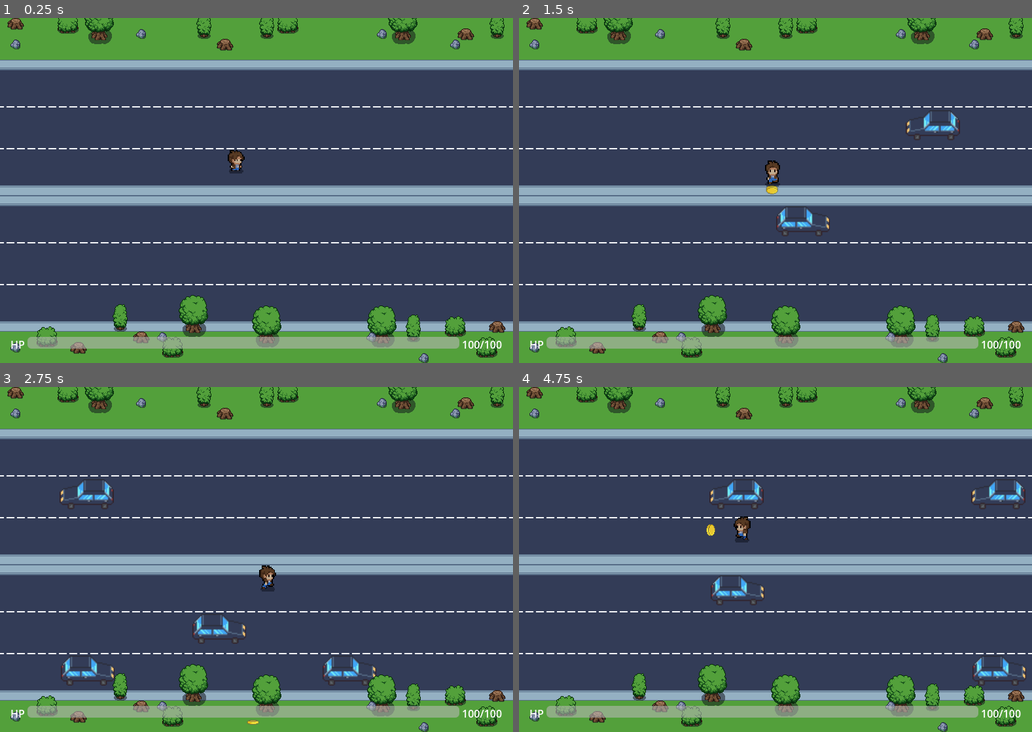
Above: before the commit, frames 1-4 (two rows, left to right).
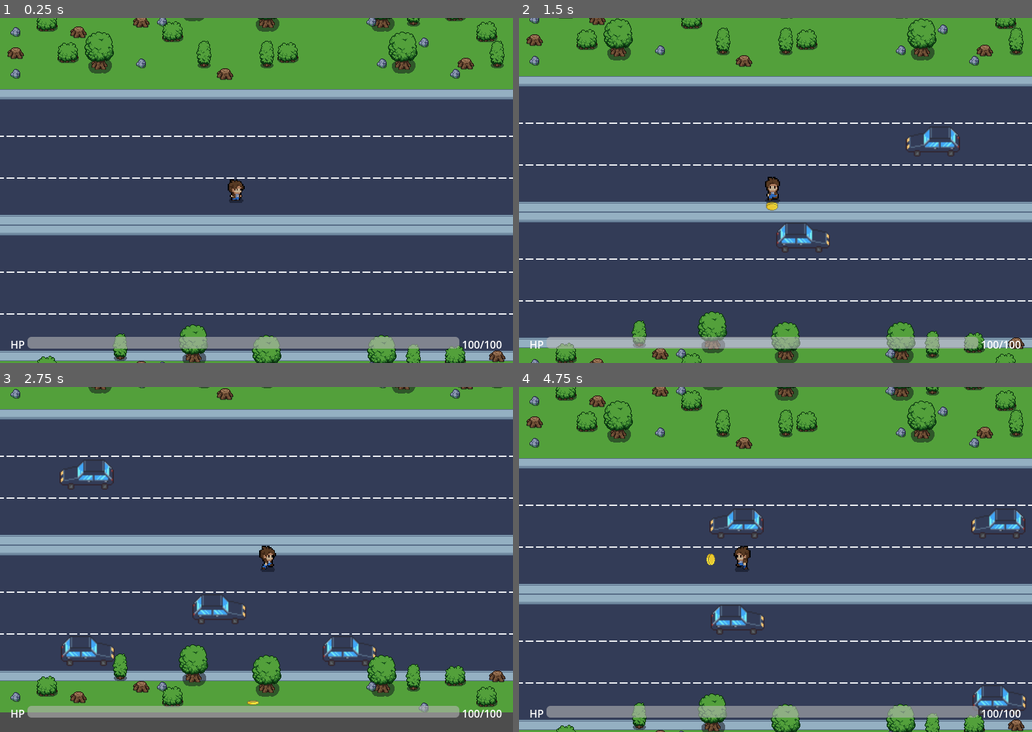
Above: after the commit, the same moments.

Repository: emyeatGrass/ConUhacksX
Game: Godot game, scene res://scenes/main.tscn
Same seed, same stepped clock (60 frames per second), same inputs: the game is played once before the commit and once after it.
Inputs:
- Up to frame 1 (0.25 s): no input
- Up to frame 2 (1.5 s): tap Enter at 0.5 s; hold Right (move_right) 0.53-1.28 s; tap Ctrl (attack) at 0.6 s; hold Down (move_down) from 1.28 s (still down); tap Space (shoot) at 1.35 s
- Up to frame 3 (2.75 s): release Down (move_down) at 2.03 s; hold Right (move_right) from 2.03 s (still down); tap Ctrl (attack) at 2.1 s
- Up to frame 4 (4.75 s): release Right (move_right) at 2.78 s; hold Up (move_up) 2.78-3.53 s; tap Space (shoot) at 2.85, 4.35 s; hold Left (move_left) from 3.53 s (still down); tap Ctrl (attack) at 3.6 s

The runs differ from the first frame. In frame 1, 41% of the frame differs, in the area x 0-100%, y 0-100%; in frame 2, 34%; in frame 3, 41%; in frame 4, 42%.

Commit message:
Semi functioning map gen

Diff:
--- a/lost-and-jammed/scenes/main.tscn
+++ b/lost-and-jammed/scenes/main.tscn
@@ -8,7 +8,9 @@
 [ext_resource type="Script" uid="uid://mbfkkcxfd8fm" path="res://scripts/spawn_manager.gd" id="6_o6xl0"]
 [ext_resource type="PackedScene" uid="uid://di837qgcnqbmv" path="res://scenes/coin_pool.tscn" id="8_coinpool"]
 [ext_resource type="PackedScene" uid="uid://cxfk87d4evfk3" path="res://scenes/audio_manager.tscn" id="9_audio"]
-[ext_resource type="PackedScene" path="res://scenes/hud.tscn" id="10_hud"]
+[ext_resource type="PackedScene" uid="uid://c7n3h2lap1x4v" path="res://scenes/hud.tscn" id="10_hud"]
+[ext_resource type="Script" uid="uid://c1tgt3y8fed35" path="res://scripts/camera_rig.gd" id="11_camera_rig"]
+[ext_resource type="Script" uid="uid://b3cls8855t4vm" path="res://scripts/map_regenerator.gd" id="12_map_regen"]
 
 [sub_resource type="TileSetAtlasSource" id="TileSetAtlasSource_tefeu"]
 texture = ExtResource("1_sugp2")
@@ -889,6 +891,13 @@
 
 [node name="World" type="Node2D"]
 
+[node name="CameraRig" type="Node2D" parent="."]
+position = Vector2(392, 219)
+script = ExtResource("11_camera_rig")
+player_path = NodePath("../Layer1/Player")
+
+[node name="Camera2D" type="Camera2D" parent="CameraRig"]
+
 [node name="Layer0" type="TileMapLayer" parent="."]
 use_parent_material = true
 tile_map_data = PackedByteArray("AAAAAAAAAQACAAUAAAAAAAEAAQACAAUAAAAAAAIAAQACAAUAAAABAAIAAQACAAUAAAACAAIAAQACAAUAAAADAA …(25792 unchanged characters)…
@@ -915,8 +924,13 @@
 
 [node name="HUD" parent="." instance=ExtResource("10_hud")]
 
+[node name="MapRegenerator" type="Node" parent="."]
+script = ExtResource("12_map_regen")
+player_path = NodePath("../Layer1/Player")
+
 [node name="SpawnManager" type="Node2D" parent="."]
 script = ExtResource("6_o6xl0")
+map_regenerator_path = NodePath("../MapRegenerator")
 
 [node name="Timer" type="Timer" parent="SpawnManager"]
 wait_time = 0.5
--- /dev/null
+++ b/lost-and-jammed/scripts/camera_rig.gd
@@ -0,0 +1,26 @@
+extends Node2D
+
+@export var player_path: NodePath
+@export var follow_y: bool = true
+
+var _player: Node2D
+var _fixed_x: float
+
+func _ready() -> void:
+	_fixed_x = global_position.x
+	if player_path != NodePath():
+		_player = get_node_or_null(player_path) as Node2D
+
+func _process(_delta: float) -> void:
+	if _player == null:
+		# Lazy lookup (scene may instantiate player later).
+		_player = get_tree().get_first_node_in_group("Player") as Node2D
+		if _player == null:
+			return
+
+	var p := _player.global_position
+	var new_pos := global_position
+	new_pos.x = _fixed_x
+	if follow_y:
+		new_pos.y = p.y
+	global_position = new_pos
--- /dev/null
+++ b/lost-and-jammed/scripts/map_regenerator.gd
@@ -0,0 +1,214 @@
+extends Node
+
+signal run_finished
+
+@export var ground_layer_path: NodePath = ^"../Layer0"
+@export var objects_layer_path: NodePath = ^"../Layer1"
+@export var player_path: NodePath
+
+@export var total_chunks: int = 10
+@export var generate_buffer_rows: int = 24
+@export var end_buffer_rows: int = 2
+
+var _ground: TileMapLayer
+var _objects: TileMapLayer
+var _player: Node2D
+
+var _base_origin: Vector2i
+var _chunk_height_cells: int = 0
+
+var _ground_tiles: Array[Dictionary] = []
+var _object_tiles: Array[Dictionary] = []
+
+var _generated_chunks: int = 1 # includes the starting chunk
+var _ended := false
+
+var _row_step_global_y: float = 0.0
+
+
+func _ready() -> void:
+	_ground = get_node_or_null(ground_layer_path) as TileMapLayer
+	_objects = get_node_or_null(objects_layer_path) as TileMapLayer
+
+	if player_path != NodePath():
+		_player = get_node_or_null(player_path) as Node2D
+	if _player == null:
+		_player = get_tree().get_first_node_in_group("Player") as Node2D
+
+	if _ground == null or _objects == null or _player == null:
+		push_warning("MapRegenerator: Missing nodes (ground=%s objects=%s player=%s)" % [_ground, _objects, _player])
+		set_process(false)
+		return
+
+	var used := _compute_union_used_rect(_ground, _objects)
+	if used.size == Vector2i.ZERO:
+		push_warning("MapRegenerator: No used cells found to snapshot.")
+		set_process(false)
+		return
+
+	_base_origin = used.position
+	_chunk_height_cells = used.size.y
+
+	_ground_tiles = _snapshot_layer(_ground, used)
+	_object_tiles = _snapshot_layer(_objects, used)
+
+	_row_step_global_y = _compute_row_step_global_y()
+
+
+func get_current_chunk_index() -> int:
+	# 0 = starting chunk (the one authored in the scene).
+	if _objects == null or _player == null or _chunk_height_cells <= 0:
+		return 0
+
+	var player_local := _objects.to_local(_player.global_position)
+	var cell: Vector2i = _objects.local_to_map(player_local)
+
+	# Chunk 0 starts at _base_origin.y and extends downward +_chunk_height_cells.
+	# As we generate upward, chunk N starts at (_base_origin.y - N*_chunk_height_cells).
+	var delta := _base_origin.y - cell.y
+	if delta <= 0:
+		return 0
+
+	var idx := int(floor(float(delta) / float(_chunk_height_cells)))
+	# Clamp to generated range so offset doesn’t jump ahead of generated content.
+	return clampi(idx, 0, max(_generated_chunks - 1, 0))
+
+
+func get_chunk_height_global_y() -> float:
+	if _row_step_global_y == 0.0:
+		_row_step_global_y = _compute_row_step_global_y()
+	return abs(_row_step_global_y) * float(_chunk_height_cells)
+
+
+func get_current_chunk_offset_global_y() -> float:
+	# Negative = upward.
+	return -float(get_current_chunk_index()) * get_chunk_height_global_y()
+
+
+func _compute_row_step_global_y() -> float:
+	if _objects == null:
+		return 0.0
+	# Use map-to-local then convert to global; works even if tile size/scale changes.
+	var g0 := _objects.to_global(_objects.map_to_local(Vector2i(0, 0)))
+	var g1 := _objects.to_global(_objects.map_to_local(Vector2i(0, 1)))
+	return g1.y - g0.y
+
+
+func _process(_delta: float) -> void:
+	if _ended:
+		return
+	if _player == null or _objects == null:
+		return
+
+	# Convert player's global position into the tilemap's map coordinates.
+	var player_local := _objects.to_local(_player.global_position)
+	var player_cell: Vector2i = _objects.local_to_map(player_local)
+
+	# Highest generated chunk index (0-based).
+	var highest_chunk_index := _generated_chunks - 1
+	var current_top_y := _base_origin.y - (_chunk_height_cells * highest_chunk_index)
+
+	# Generate the next chunk when approaching the top of the current one.
+	if _generated_chunks < total_chunks and player_cell.y <= (current_top_y + generate_buffer_rows):
+		_generate_chunk(_generated_chunks) # next chunk index
+		_generated_chunks += 1
+
+	# After the last chunk is generated, end once the player goes beyond its top.
+	if _generated_chunks >= total_chunks:
+		var final_top_y := _base_origin.y - (_chunk_height_cells * (total_chunks - 1))
+		if player_cell.y <= (final_top_y - end_buffer_rows):
+			_end_run()
+
+
+func _generate_chunk(chunk_index: int) -> void:
+	# chunk_index: 0 is the original (already present), 1.. are copies upward.
+	var offset := Vector2i(0, -_chunk_height_cells * chunk_index)
+
+	for t in _ground_tiles:
+		var dest: Vector2i = _base_origin + (t.rel as Vector2i) + offset
+		_ground.set_cell(dest, int(t.source_id), t.atlas as Vector2i, int(t.alt))
+
+	for t in _object_tiles:
+		var dest2: Vector2i = _base_origin + (t.rel as Vector2i) + offset
+		_objects.set_cell(dest2, int(t.source_id), t.atlas as Vector2i, int(t.alt))
+
+
+func _end_run() -> void:
+	if _ended:
+		return
+	_ended = true
+
+	# Freeze player as a placeholder "end".
+	if _player != null:
+		_player.set_physics_process(false)
+		_player.set_process(false)
+
+	_show_end_overlay()
+	run_finished.emit()
+
+
+func _show_end_overlay() -> void:
+	var hud := get_node_or_null("/root/World/HUD")
+	if hud == null:
+		print("END: reached final chunk.")
+		return
+
+	var label := Label.new()
+	label.name = "EndLabel"
+	label.text = "THE END"
+	label.horizontal_alignment = HORIZONTAL_ALIGNMENT_CENTER
+	label.vertical_alignment = VERTICAL_ALIGNMENT_CENTER
+	label.anchor_left = 0.0
+	label.anchor_top = 0.0
+	label.anchor_right = 1.0
+	label.anchor_bottom = 1.0
+	label.offset_left = 0.0
+	label.offset_top = 0.0
+	label.offset_right = 0.0
+	label.offset_bottom = 0.0
+	label.add_theme_font_size_override("font_size", 48)
+
+	hud.add_child(label)
+
+
+func _snapshot_layer(layer: TileMapLayer, rect: Rect2i) -> Array[Dictionary]:
+	var out: Array[Dictionary] = []
+	for cell: Vector2i in layer.get_used_cells():
+		if not rect.has_point(cell):
+			continue
+		var source_id := layer.get_cell_source_id(cell)
+		if source_id == -1:
+			continue
+		out.append({
+			"rel": cell - rect.position,
+			"source_id": source_id,
+			"atlas": layer.get_cell_atlas_coords(cell),
+			"alt": layer.get_cell_alternative_tile(cell),
+		})
+	return out
+
+
+func _compute_union_used_rect(a: TileMapLayer, b: TileMapLayer) -> Rect2i:
+	var min_x := INF
+	var min_y := INF
+	var max_x := -INF
+	var max_y := -INF
+
+	for cell: Vector2i in a.get_used_cells():
+		min_x = min(min_x, float(cell.x))
+		min_y = min(min_y, float(cell.y))
+		max_x = max(max_x, float(cell.x))
+		max_y = max(max_y, float(cell.y))
+
+	for cell: Vector2i in b.get_used_cells():
+		min_x = min(min_x, float(cell.x))
+		min_y = min(min_y, float(cell.y))
+		max_x = max(max_x, float(cell.x))
+		max_y = max(max_y, float(cell.y))
+
+	if min_x == INF or min_y == INF:
+		return Rect2i(Vector2i.ZERO, Vector2i.ZERO)
+
+	var pos := Vector2i(int(min_x), int(min_y))
+	var size := Vector2i(int(max_x - min_x + 1), int(max_y - min_y + 1))
+	return Rect2i(pos, size)
--- a/lost-and-jammed/scripts/spawn_manager.gd
+++ b/lost-and-jammed/scripts/spawn_manager.gd
@@ -1,14 +1,29 @@
 extends Node2D
 var car_scene = preload("res://scenes/car_blue.tscn")
 
+@export var map_regenerator_path: NodePath = ^"../MapRegenerator"
+
+var _map_regen: Node
+
 # Called when the node enters the scene tree for the first time.
 func _ready() -> void:
-	pass # Replace with function body.
+	_map_regen = get_node_or_null(map_regenerator_path)
+	if _map_regen == null:
+		# Fallback: try to find by name in the active scene.
+		_map_regen = get_tree().root.get_node_or_null("World/MapRegenerator")
 
 
 # Called every frame. 'delta' is the elapsed time since the previous frame.
 func _process(delta: float) -> void:
 	pass
+
+func _spawn_offset_y() -> float:
+	# IMPORTANT: This must be chunk-aligned (discrete), not camera-aligned (continuous),
+	# otherwise lanes drift relative to the repeated map chunks.
+	if _map_regen != null and _map_regen.has_method("get_current_chunk_offset_global_y"):
+		return float(_map_regen.call("get_current_chunk_offset_global_y"))
+	return 0.0
+
 
 func spawn_car():
 	var spawn_group = "RightBound" if randf() > 0.5 else "LeftBound"
@@ -21,7 +36,7 @@
 
 
 	var car = car_scene.instantiate()
-	car.global_position = random_marker.global_position
+	car.global_position = random_marker.global_position + Vector2(0, _spawn_offset_y())
 
 	if random_marker.is_in_group("RightBound"):
 		car.direction = -1 # Move Left
@@ -42,7 +57,7 @@
 	var car = car_scene.instantiate()
 
 	# 4. Position it and set direction
-	car.global_position = random_marker.global_position
+	car.global_position = random_marker.global_position + Vector2(0, _spawn_offset_y())
 
 	if spawn_group == "RightBound":
 		car.direction = -1 # Move left
@@ -52,4 +67,4 @@
 		car.should_flip = true
 
 	add_child(car)
-	car.global_position = random_marker.global_position
+	# (Don't reassign position after parenting; we already used global_position.)
Not shown: 1 places in lost-and-jammed/scenes/main.tscn that only renumber resources
Not shown, added: lost-and-jammed/scripts/camera_rig.gd.uid
Not shown, added: lost-and-jammed/scripts/map_regenerator.gd.uid
